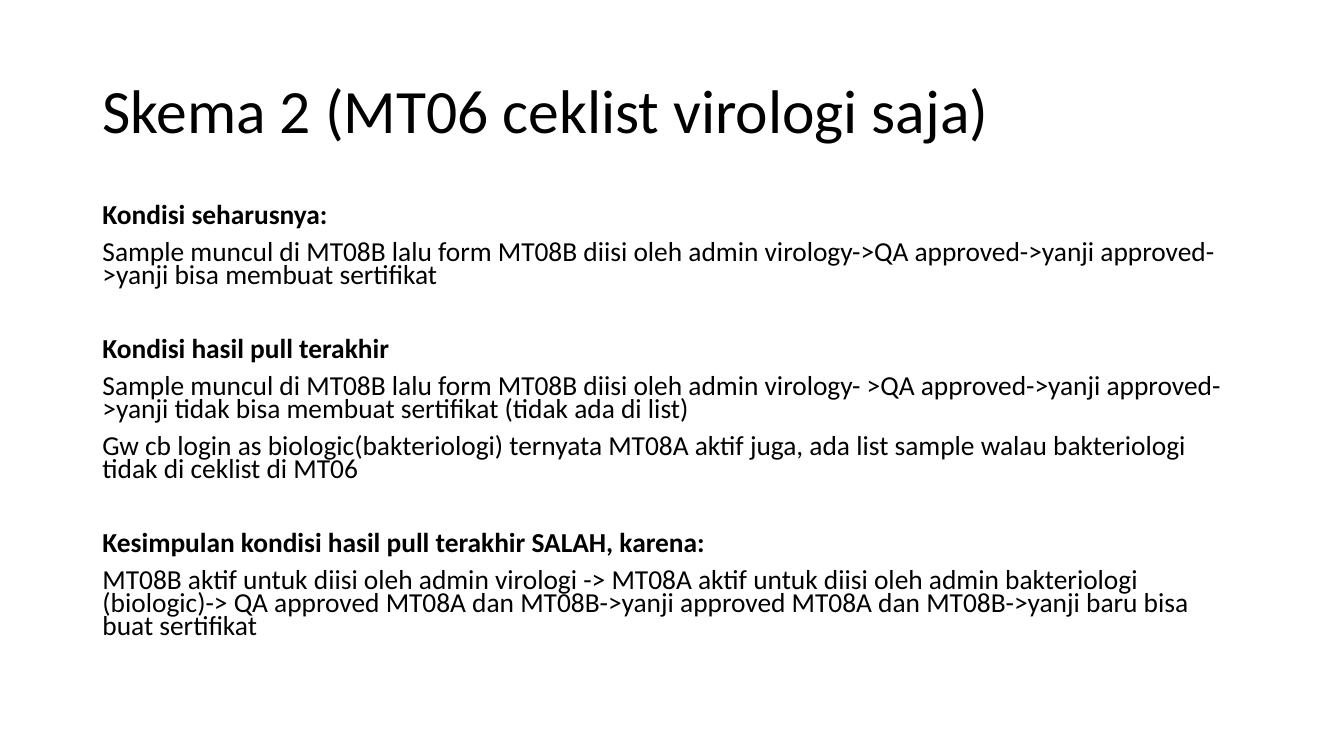
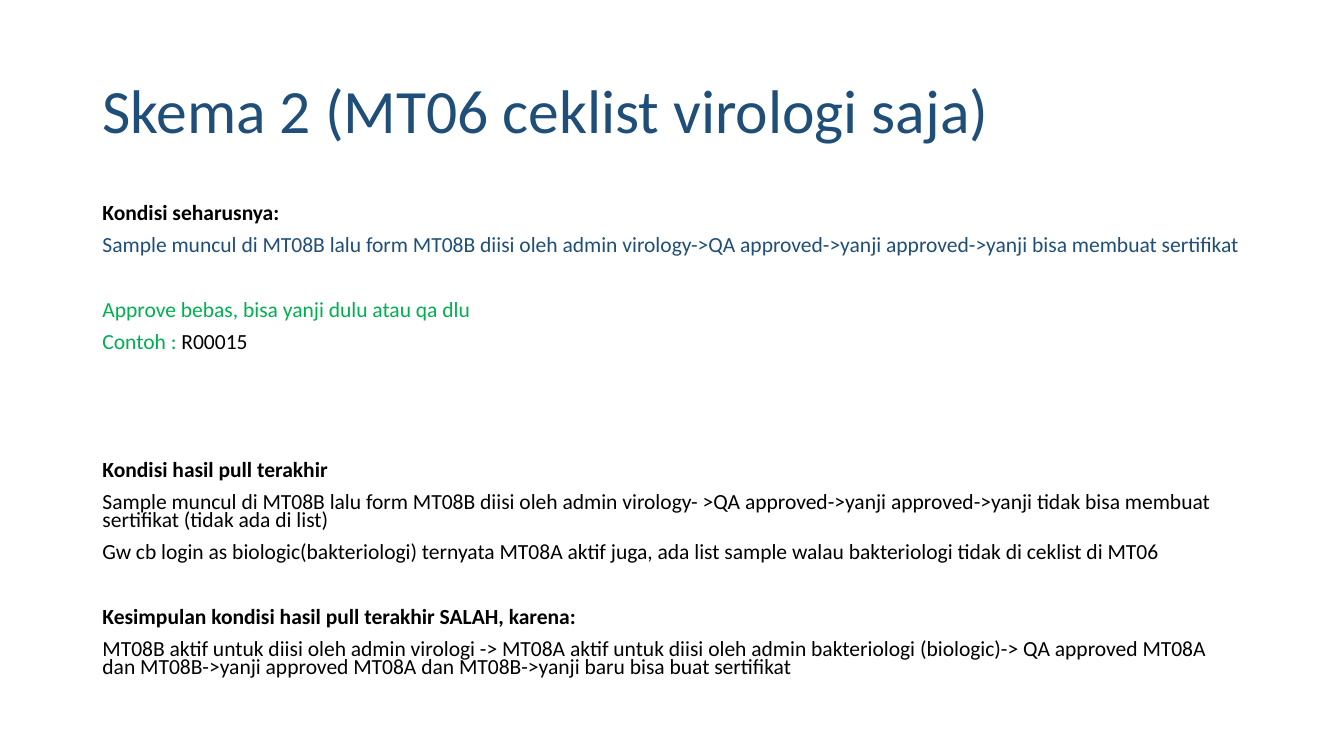
Before and after one commit to marklong0304/ebbpmsoh, a slide deck: slide 4 of Dokumentasi/rev/Revisi 3b lanjutan.pptx. Drawn at 1344x756 pixels with LibreOffice and Linux fonts; fonts in the diff are those of the drawing. Boxes give left, top, right and bottom in pixels: in the first picture for what was removed or moved away, otherwise in the second. Text is boxed around its words. In the diff, an @@ line names an element or a change of style, - is before the commit and + after.

```diff
--- a/Dokumentasi/rev/Revisi 3b lanjutan.pptx
+++ b/Dokumentasi/rev/Revisi 3b lanjutan.pptx
@@ title "Skema 2 (MT06 ceklist virologi ..." at <box>102,88,988,144</box>: text colour #000000 to #1F4E79 @@
@@ text at <box>102,205,1239,678</box>: size 19.6 to 15.4 pt; text colour #000000 to #1F4E79 in "Sample muncul di MT08B lalu form MT08B ..." @@
@@ text at <box>102,302,470,349</box>: paragraphs added @@
+Approve bebas, bisa yanji dulu atau qa dlu
+Contoh : R00015
```
Also in this commit, not shown: 6 other slides changed, 16 other files.
